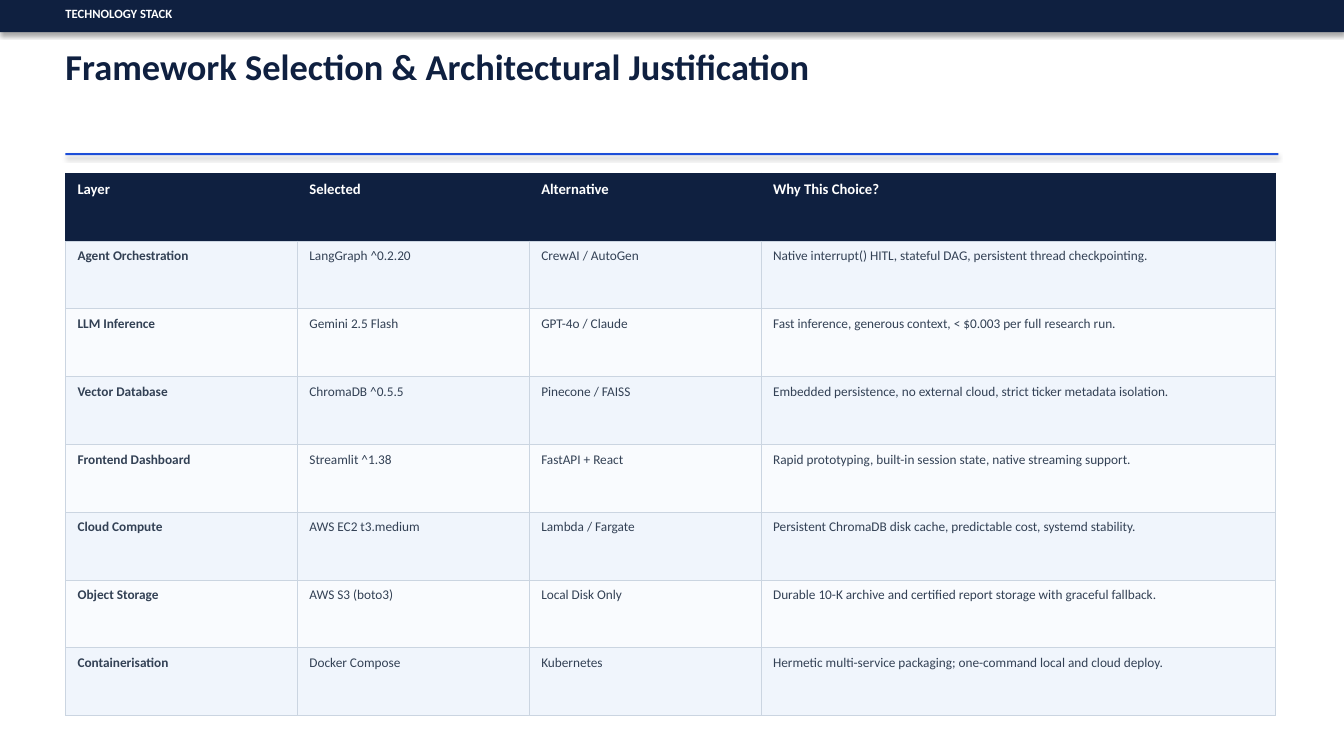
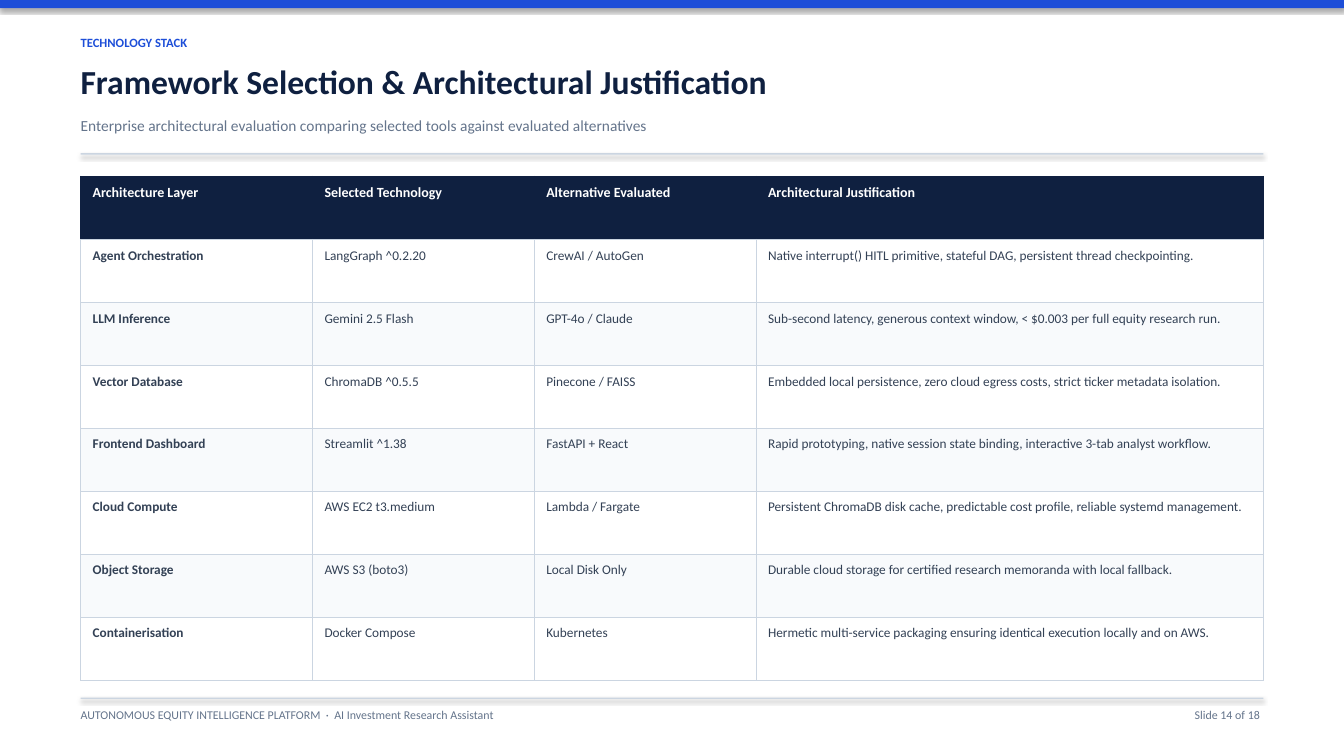
Before and after one commit to SagarTrimukhe/ai-investment-research-assistant, a slide deck: slide 14 of CAPSTONE_PROJECT_PRESENTATION.pptx. Drawn at 1344x756 pixels with LibreOffice and Linux fonts; fonts in the diff are those of the drawing. Boxes give left, top, right and bottom in pixels: in the first picture for what was removed or moved away, otherwise in the second. Text is boxed around its words. In the diff, an @@ line names an element or a change of style, - is before the commit and + after.

Commit message:
design: streamline presentation to clean, simple bullet format with executive styling

```diff
--- a/CAPSTONE_PROJECT_PRESENTATION.pptx
+++ b/CAPSTONE_PROJECT_PRESENTATION.pptx
@@ rectangle: place and size @@
-rectangle at (0,0,1344,32)
+rectangle at (0,0,1344,8)
@@ rectangle at (0,0,1344,8): fill #0F2040 to #1D4ED8 @@
@@ text "TECHNOLOGY STACK": place and size @@
-text "TECHNOLOGY STACK" at (65,9,172,18)
+text "TECHNOLOGY STACK" at (81,38,187,47)
@@ text "TECHNOLOGY STACK" at (81,38,187,47): text colour #FFFFFF to #1D4ED8 @@
@@ text "Framework Selection & Architectural Justification": place and size @@
-text "Framework Selection & Architectural Justification" at (65,54,809,81)
+text "Framework Selection & Architectural Justification" at (81,70,766,95)
@@ text "Framework Selection & Architectural Justification" at (81,70,766,95): size 26 to 24 pt @@
@@ text added at (81,120,646,134), 11 pt, text #64748B @@
+Enterprise architectural evaluation comparing selected tools against evaluated alternatives
@@ table at (81,176,1263,681) @@
-row 1: Layer | Selected | Alternative | Why This Choice?
+row 1: Architecture Layer | Selected Technology | Alternative Evaluated | Architectural Justification
-row 2, column 4: Native interrupt() HITL, stateful DAG, persistent thread checkpointing.
+row 2, column 4: Native interrupt() HITL primitive, stateful DAG, persistent thread checkpointing.
-row 3, column 4: Fast inference, generous context, < $0.003 per full research run.
+row 3, column 4: Sub-second latency, generous context window, < $0.003 per full equity research run.
-row 4, column 4: Embedded persistence, no external cloud, strict ticker metadata isolation.
+row 4, column 4: Embedded local persistence, zero cloud egress costs, strict ticker metadata isolation.
-row 5, column 4: Rapid prototyping, built-in session state, native streaming support.
+row 5, column 4: Rapid prototyping, native session state binding, interactive 3-tab analyst workflow.
-row 6, column 4: Persistent ChromaDB disk cache, predictable cost, systemd stability.
+row 6, column 4: Persistent ChromaDB disk cache, predictable cost profile, reliable systemd management.
-row 7, column 4: Durable 10-K archive and certified report storage with graceful fallback.
+row 7, column 4: Durable cloud storage for certified research memoranda with local fallback.
-row 8, column 4: Hermetic multi-service packaging; one-command local and cloud deploy.
+row 8, column 4: Hermetic multi-service packaging ensuring identical execution locally and on AWS.
@@ fill #F0F5FC to #FFFFFF in 16 cells @@
@@ fill #F9FBFE to #F8FAFC in 12 cells @@
@@ table: place and size @@
-table at (66,173,1275,716)
+table at (81,176,1263,681)
@@ rectangle: place and size @@
-rectangle at (66,153,1278,155)
+rectangle at (81,153,1263,154)
@@ rectangle at (81,153,1263,154): fill #1D4ED8 to #CBD5E1 @@
@@ rectangle added at (81,698,1263,699), fill #CBD5E1 @@
@@ text added at (81,711,493,721), 8.5 pt, text #64748B @@
+AUTONOMOUS EQUITY INTELLIGENCE PLATFORM · AI Investment Research Assistant
@@ text added at (1195,711,1260,719), 8.5 pt, text #64748B @@
+Slide 14 of 18
```
Also in this commit, not shown: 15 other slides changed, 2 slides added, 2 slides removed.
